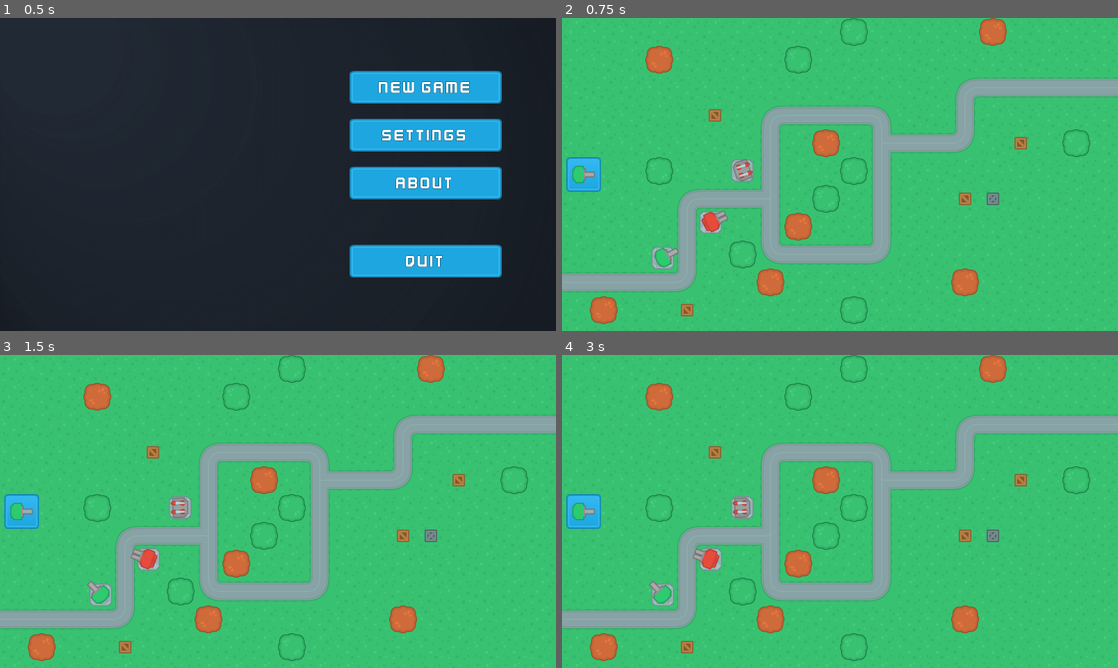
Above: before the commit, frames 1-4 (two rows, left to right).
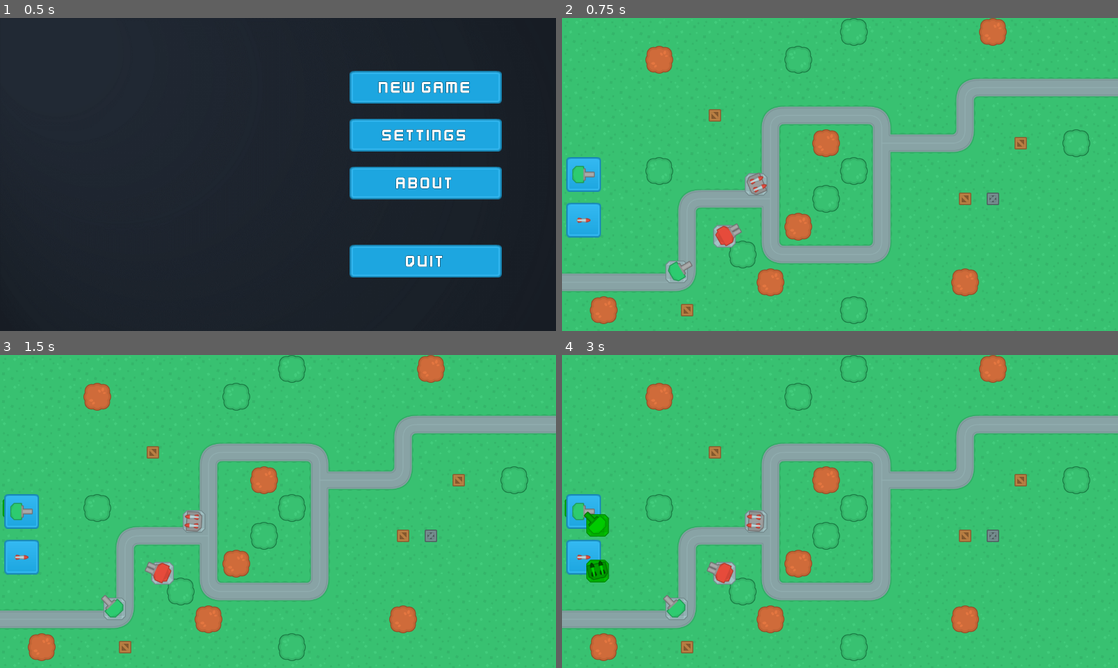
Above: after the commit, the same moments.

Repository: derUbermenk/TowerDefense
Game: Godot game, scene res://SceneHandler.tscn
The game is run twice, just before and just after one commit, with the same random seed, the same clock (stepped at 60 frames per second) and the same inputs.
Inputs (mouse positions are in pixels of both pictures, inside the frame that each line leads up to):
- Up to frame 1 (0.5 s): no input
- Up to frame 2 (0.75 s): click "New Game" at 0.5 s
- Up to frame 3 (1.5 s): click (22, 511) at 1.25 s
- Up to frame 4 (3 s): click (584, 558) at 2.02 s; click (584, 511) at 2.75 s

Frame 1 is identical in both runs. In frame 2, 2.1% of the frame differs, in the area x 0-37%, y 44-85%; in frame 3, 2.0%; in frame 4, 2.5%, in the area x 0-37%, y 45-85%.

Commit message:
add tower build previews

Diff:
--- /dev/null
+++ b/Scenes/MainScenes/GameScene.gd
@@ -0,0 +1,46 @@
+extends Node2D
+
+var map_node
+
+var build_mode = false
+var build_valid = false
+var build_location
+var build_type
+
+func _ready():
+	map_node = get_node("Map1")
+	for i in get_tree().get_nodes_in_group("build_buttons"):
+		i.connect("pressed", self, "initiate_build_mode", [i.get_name()])
+
+func _process(delta):
+	if build_mode:
+		update_tower_preview()
+	else:
+		pass
+
+func _unhandled_input(event):
+	pass
+
+func initiate_build_mode(tower_type):
+	build_type = tower_type + "T1"
+	build_mode = true
+	get_node("UI").set_tower_preview(build_type, get_global_mouse_position())
+
+func update_tower_preview():
+	var mouse_position = get_global_mouse_position()
+	var current_tile = map_node.get_node("TowerExclusion").world_to_map(mouse_position)
+	var tile_position = map_node.get_node("TowerExclusion").map_to_world(current_tile)
+
+	if map_node.get_node("TowerExclusion").get_cellv(current_tile) == -1:
+		get_node("UI").update_tower_preview(tile_position, Color.green)
+		build_valid = true
+		build_location = tile_position
+	else:
+		get_node("UI").update_tower_preview(tile_position, Color.red)
+		build_valid = false
+
+func cancel_build_mode():
+	pass
+
+func verify_and_build():
+	pass
--- a/Scenes/MainScenes/GameScene.tscn
+++ b/Scenes/MainScenes/GameScene.tscn
@@ -1,14 +1,19 @@
-[gd_scene load_steps=4 format=2]
+[gd_scene load_steps=7 format=2]
 
 [ext_resource path="res://Scenes/Maps/Map1.tscn" type="PackedScene" id=1]
 [ext_resource path="res://Assets/Towers/towerDefense_tile249.png" type="Texture" id=2]
 [ext_resource path="res://Assets/UI/Button/blue_button12.png" type="Texture" id=3]
+[ext_resource path="res://Scenes/MainScenes/GameScene.gd" type="Script" id=4]
+[ext_resource path="res://Assets/Towers/towerDefense_tile251.png" type="Texture" id=5]
+[ext_resource path="res://Scenes/MainScenes/UI.gd" type="Script" id=6]
 
 [node name="GameScene" type="Node2D"]
+script = ExtResource( 4 )
 
 [node name="Map1" parent="." instance=ExtResource( 1 )]
 
 [node name="UI" type="CanvasLayer" parent="."]
+script = ExtResource( 6 )
 
 [node name="HUD" type="Control" parent="UI"]
 anchor_right = 1.0
@@ -20,8 +25,9 @@
 margin_top = -400.0
 margin_right = 100.0
 rect_min_size = Vector2( 100, 400 )
+custom_constants/separation = 25
 
-[node name="Gun" type="TextureButton" parent="UI/HUD/BuildBar"]
+[node name="Gun" type="TextureButton" parent="UI/HUD/BuildBar" groups=["build_buttons"]]
 margin_left = 10.0
 margin_right = 90.0
 margin_bottom = 80.0
@@ -39,3 +45,23 @@
 margin_bottom = -10.0
 texture = ExtResource( 2 )
 expand = true
+
+[node name="Missile" type="TextureButton" parent="UI/HUD/BuildBar" groups=["build_buttons"]]
+margin_left = 10.0
+margin_top = 105.0
+margin_right = 90.0
+margin_bottom = 185.0
+rect_min_size = Vector2( 80, 80 )
+size_flags_horizontal = 4
+texture_normal = ExtResource( 3 )
+expand = true
+
+[node name="TextureRect" type="TextureRect" parent="UI/HUD/BuildBar/Missile"]
+anchor_right = 1.0
+anchor_bottom = 1.0
+margin_left = 10.0
+margin_top = 10.0
+margin_right = -10.0
+margin_bottom = -10.0
+texture = ExtResource( 5 )
+expand = true
--- /dev/null
+++ b/Scenes/MainScenes/UI.gd
@@ -0,0 +1,20 @@
+extends CanvasLayer
+
+func set_tower_preview(tower_type, mouse_position):
+	var drag_tower = load("res://Scenes/Turrets/" + tower_type +".tscn").instance()
+	drag_tower.set_name("DragTower")
+	drag_tower.modulate = Color.green
+
+	var control = Control.new()
+	control.add_child(drag_tower, true)
+	control.rect_position = mouse_position
+	control.set_name("TowerPreview")
+
+	add_child(control, true)
+
+	move_child(get_node("TowerPreview"), 0)
+
+func update_tower_preview(new_position, color):
+	get_node("TowerPreview").rect_position = new_position
+	if get_node("TowerPreview/DragTower").modulate != Color(color):
+		get_node("TowerPreview/DragTower").modulate = Color(color)
--- a/Scenes/Turrets/GunT1.tscn
+++ b/Scenes/Turrets/GunT1.tscn
@@ -8,9 +8,11 @@
 script = ExtResource( 3 )
 
 [node name="Base" type="Sprite" parent="."]
+position = Vector2( 32, 32 )
 texture = ExtResource( 1 )
 
 [node name="Turret" type="Sprite" parent="."]
+position = Vector2( 32, 32 )
 texture = ExtResource( 2 )
 offset = Vector2( 12, 0 )
 
--- a/Scenes/Turrets/GunT2.tscn
+++ b/Scenes/Turrets/GunT2.tscn
@@ -8,9 +8,11 @@
 script = ExtResource( 3 )
 
 [node name="Base" type="Sprite" parent="."]
+position = Vector2( 32, 32 )
 texture = ExtResource( 2 )
 
 [node name="Turret" type="Sprite" parent="."]
+position = Vector2( 32, 32 )
 texture = ExtResource( 1 )
 offset = Vector2( 12, 0 )
 
--- a/Scenes/Turrets/MissileT1.tscn
+++ b/Scenes/Turrets/MissileT1.tscn
@@ -9,9 +9,11 @@
 script = ExtResource( 4 )
 
 [node name="Base" type="Sprite" parent="."]
+position = Vector2( 32, 32 )
 texture = ExtResource( 1 )
 
 [node name="Turret" type="Sprite" parent="."]
+position = Vector2( 32, 32 )
 texture = ExtResource( 3 )
 
 [node name="Missile1" type="Sprite" parent="Turret"]
